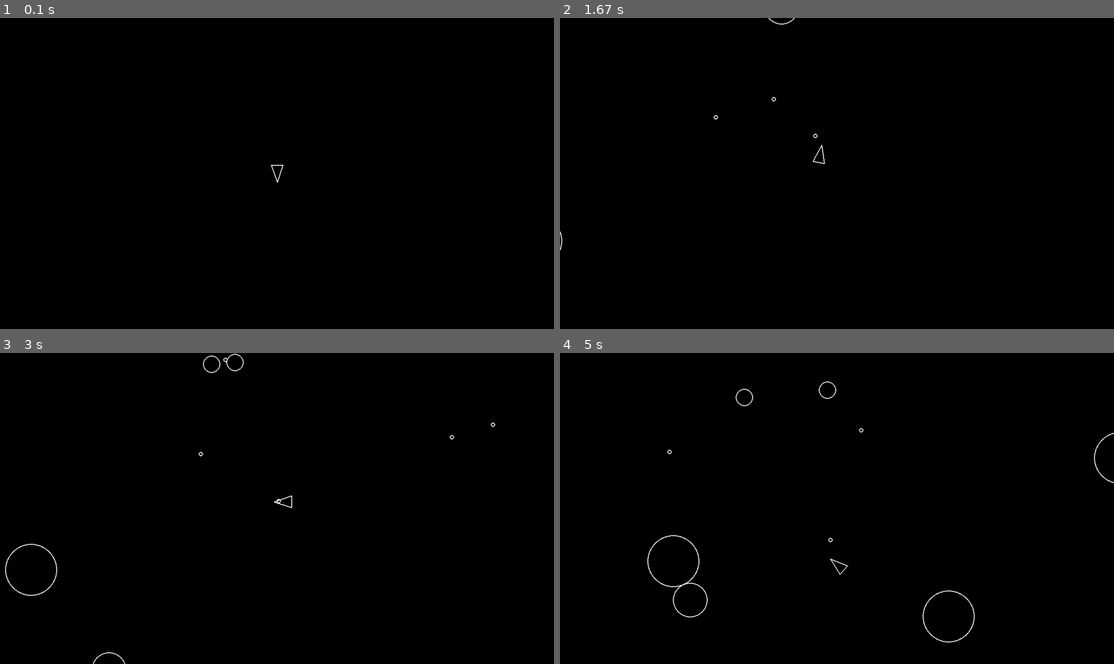
Above: before the commit, frames 1-4 (two rows, left to right).
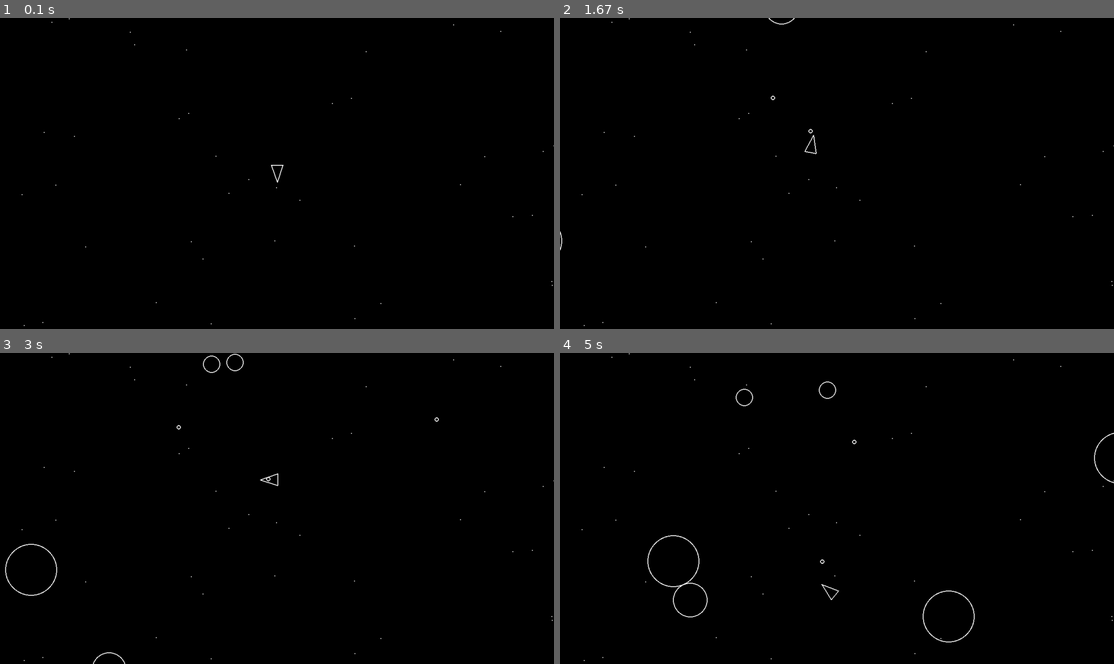
Above: after the commit, the same moments.

Repository: jbarneyy/pygame-asteroids
Game: pygame game, started from main.py
Two runs of this game, one before a commit and one after it. Both use one fixed random seed, a clock stepped at 60 frames per second and the inputs below.
Inputs:
- Up to frame 1 (0.1 s): no input
- Up to frame 2 (1.67 s): tap Space at 0.33, 0.73, 1.03, 1.23, 1.57 s; hold D 0.67-1.13 s; hold W 1.17-1.47 s; hold D from 1.5 s (still down)
- Up to frame 3 (3 s): tap Space at 1.87, 2.07, 2.37, 2.63, 2.97 s; release D at 1.97 s; hold A 2-2.53 s; hold S 2.57-2.87 s; hold A from 2.9 s (still down)
- Up to frame 4 (5 s): tap Space at 3.27, 3.4, 3.8, 4.1, 4.47, 4.87 s; release A at 3.3 s; hold W 3.33-3.7 s; hold D 3.73-4.37 s; hold S 4.4-4.77 s; hold A from 4.8 s (still down)

The runs differ from the first frame. In frame 1, less than 0.1% of the frame differs, in the area x 3-100%, y 0-100%; in frame 2, 0.1%; in frame 3, 0.2%; in frame 4, 0.2%.

Commit message:
Added stars to background, working on making them twinkle

Diff:
--- a/asteroid.py
+++ b/asteroid.py
@@ -19,6 +19,7 @@
 
 
     def split(self):
+
         self.kill()
 
         if (self.radius <= ASTEROID_MIN_RADIUS):
--- a/circleshape.py
+++ b/circleshape.py
@@ -18,7 +18,7 @@
 
     def draw(self, screen):
         # sub-classes must override
-        pass
+        pygame.draw.circle(screen, "white", self.position, self.radius, 2)
 
 
     def update(self, dt):
--- a/constants.py
+++ b/constants.py
@@ -12,4 +12,6 @@
 
 SHOT_RADIUS = 5
 PLAYER_SHOOT_SPEED = 500
-PLAYER_SHOOT_COOLDOWN = 0.1
+PLAYER_SHOOT_COOLDOWN = 0.35
+
+MAX_STARS = 40
--- a/main.py
+++ b/main.py
@@ -3,7 +3,10 @@
 import asteroid as ast
 import asteroidfield
 import shot
+import stars
 import sys
+import circleshape
+import random
 from constants import *
 
 
@@ -26,13 +29,23 @@
     ast.Asteroid.containers = (updatable, drawable, asteroids)
     player.Player.containers = (updatable, drawable)
     shot.Shot.containers = (updatable, drawable, shots)
+    stars.Stars.containers = (updatable, drawable)
+    circleshape.CircleShape.containers = (drawable)
+
 
     SCREEN = pygame.display.set_mode((SCREEN_WIDTH, SCREEN_HEIGHT))
     PLAYER = player.Player(SCREEN_WIDTH / 2, SCREEN_HEIGHT / 2, shots)
+    STARS = stars.Stars()
     ASTEROIDFIELD = asteroidfield.AsteroidField()
+
+    # for i in range(0, MAX_STARS):
+    #    STARS.append(stars.Star(random.randint(0, SCREEN_WIDTH), random.randint(0, SCREEN_HEIGHT), 1))
+
 
     game_clock = pygame.time.Clock()
     dt = 0
+    game_score = 0
+    star_expiration = 0
 
 
     while True:
@@ -46,18 +59,34 @@
         SCREEN.fill("black")
 
         updatable.update(dt)
+
         for sprite in drawable:
             sprite.draw(SCREEN)
 
         for asteroid in asteroids:
             if asteroid.detect_collision(PLAYER):
-                print("Game over!")
+                print(f"Game over! Your score was: {game_score}")
                 sys.exit()
 
             for pew in shots:
                 if asteroid.detect_collision(pew):
+                    if asteroid.radius <= ASTEROID_MIN_RADIUS:
+                        game_score += 1
+
                     asteroid.split()
                     pew.kill()
+
+            star_expiration += 1
+
+            if (star_expiration >= 3000):
+                star_expiration = 0
+
+                random.choice(STARS.current_stars).kill()
+                random.choice(STARS.current_stars).kill()
+
+                STARS.current_stars.append(circleshape.CircleShape(random.randint(0, SCREEN_WIDTH), random.randint(0, SCREEN_HEIGHT), 1))
+                STARS.current_stars.append(circleshape.CircleShape(random.randint(0, SCREEN_WIDTH), random.randint(0, SCREEN_HEIGHT), 1))
+
 
 
         # Pygame/Display module method for refreshing screen.
--- a/player.py
+++ b/player.py
@@ -48,10 +48,26 @@
             self.rotate(dt)
         if keys[pygame.K_w]:
             self.move(dt)
+            self.velocity = pygame.Vector2(0, 1).rotate(self.rotation)
         if keys[pygame.K_s]:
             self.move(dt * -1)
+            self.velocity = pygame.Vector2(0, -1).rotate(self.rotation)
         if keys[pygame.K_SPACE]:
             self.shoot()
+
+        self.position += self.velocity
+
+
+        # For wrapping player to opposite side when going off screen.
+        if (self.position.x >= SCREEN_WIDTH):
+            self.position.x = 0.01
+        if (self.position.x <= 0):
+            self.position.x = SCREEN_WIDTH - 0.01
+
+        if (self.position.y >= SCREEN_HEIGHT):
+            self.position.y = 0.01
+        if (self.position.y <= 0):
+            self.position.y = SCREEN_HEIGHT - 0.01
 
 
     def move(self, dt):
--- /dev/null
+++ b/stars.py
@@ -0,0 +1,20 @@
+import circleshape
+import pygame
+import random
+from constants import *
+
+class Stars():
+
+    def __init__(self):
+        self.current_stars = []
+
+        for _ in range(0, MAX_STARS):
+            self.current_stars.append(circleshape.CircleShape(random.randint(0, SCREEN_WIDTH), random.randint(0, SCREEN_HEIGHT), 1))
+
+
+    def draw(self, screen):
+        for star in self.current_stars:
+            pygame.draw.circle(screen, "white", self.position, self.radius, 2)
+
+    def update(self, dt):
+        pass
